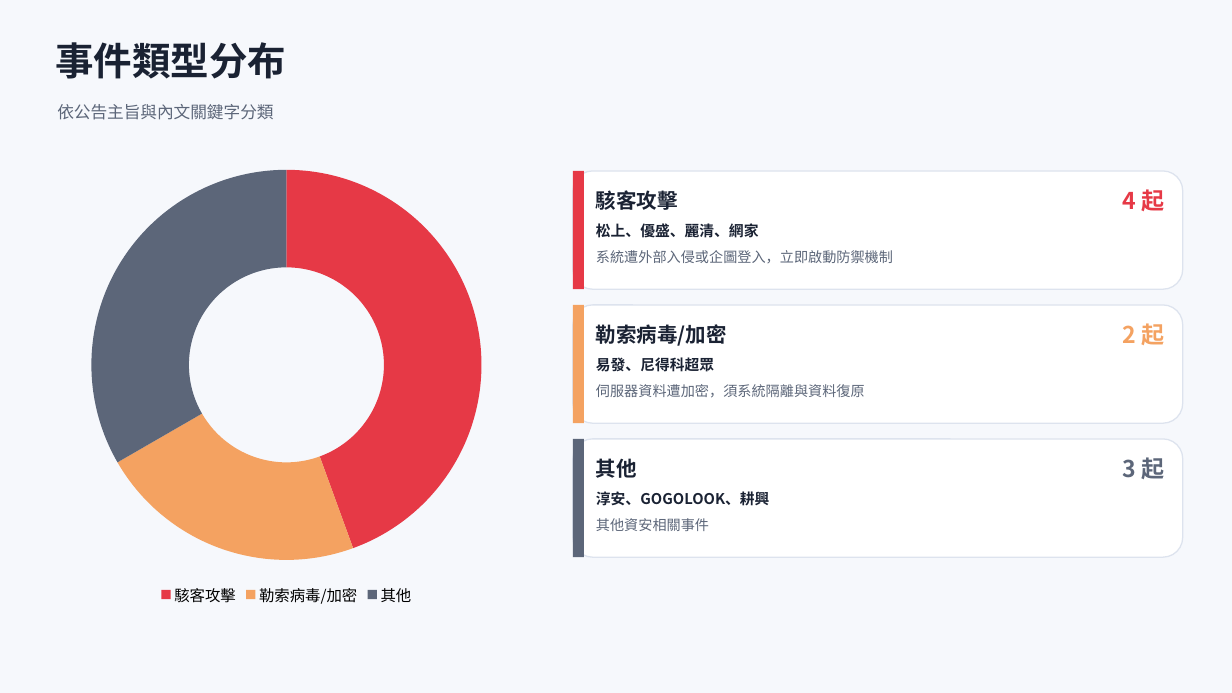
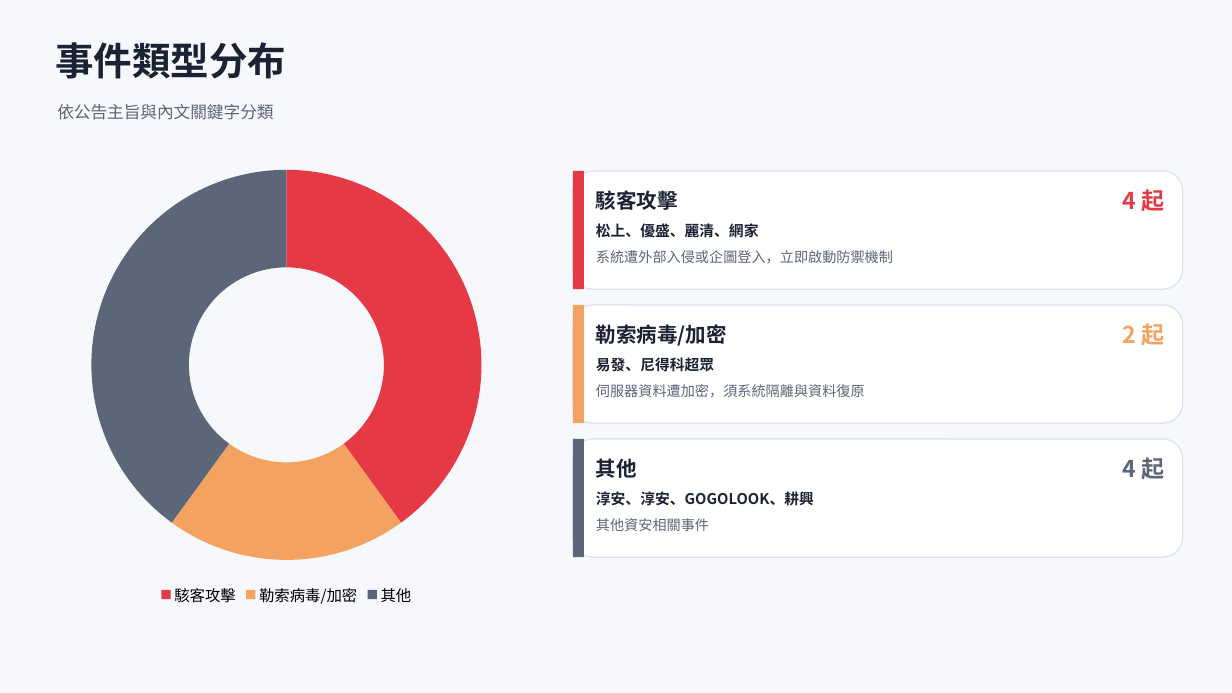
Before and after one commit to Johnnylin77/mops-isec-monitor, a slide deck: slide 3 of 資安事件因應分析.pptx. Drawn at 1232x693 pixels with LibreOffice and Linux fonts; fonts in the diff are those of the drawing. Boxes give left, top, right and bottom in pixels: in the first picture for what was removed or moved away, otherwise in the second. Text is boxed around its words. In the diff, an @@ line names an element or a change of style, - is before the commit and + after.

```diff
--- a/資安事件因應分析.pptx
+++ b/資安事件因應分析.pptx
@@ doughnut chart at bbox=[46, 157, 527, 610] @@
@@ Series 1, 駭客攻擊: 44 to 40 @@
@@ Series 1, 勒索病毒/加密: 22 to 20 @@
@@ Series 1, 其他: 33 to 40 @@
@@ text at bbox=[1122, 457, 1164, 479]: text changed @@
-3 起
+4 起
@@ text at bbox=[596, 491, 814, 506]: text changed @@
-淳安、GOGOLOOK、耕興
+淳安、淳安、GOGOLOOK、耕興
```
Also in this commit, not shown: 6 other slides changed, 2 other files.
